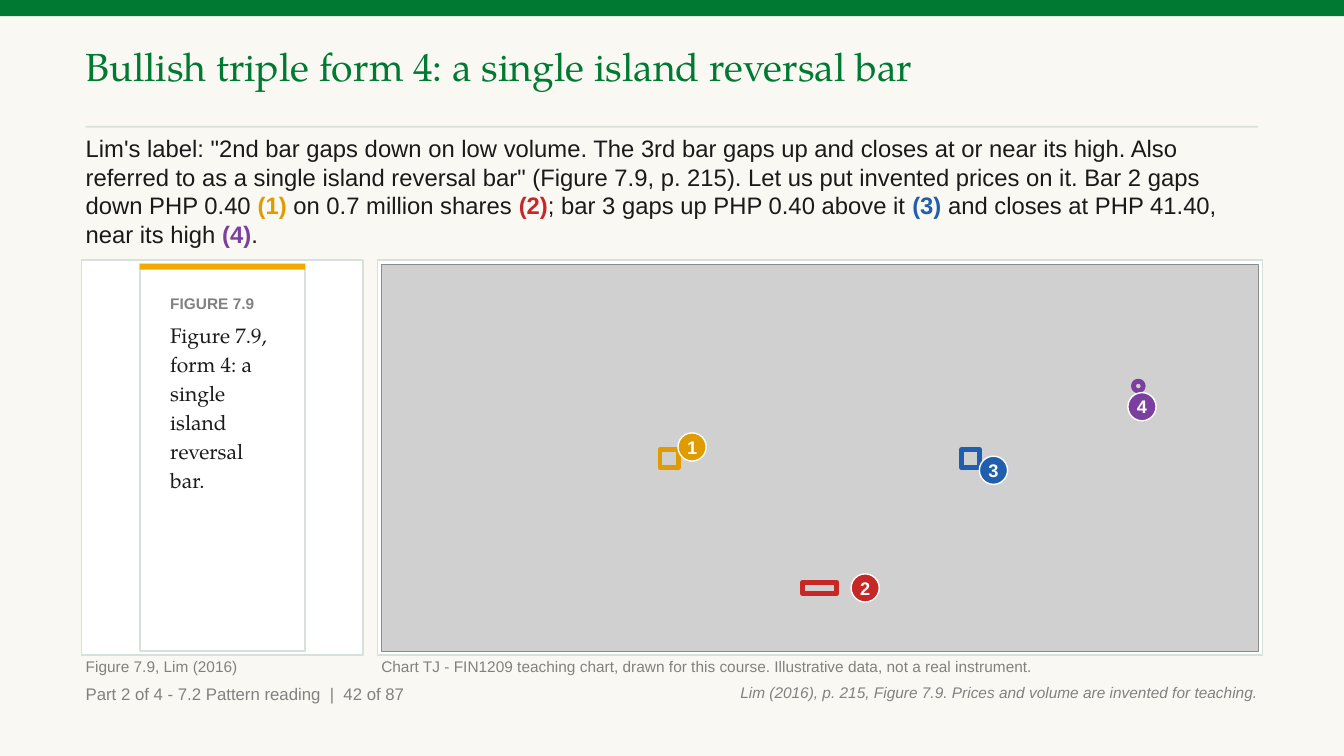
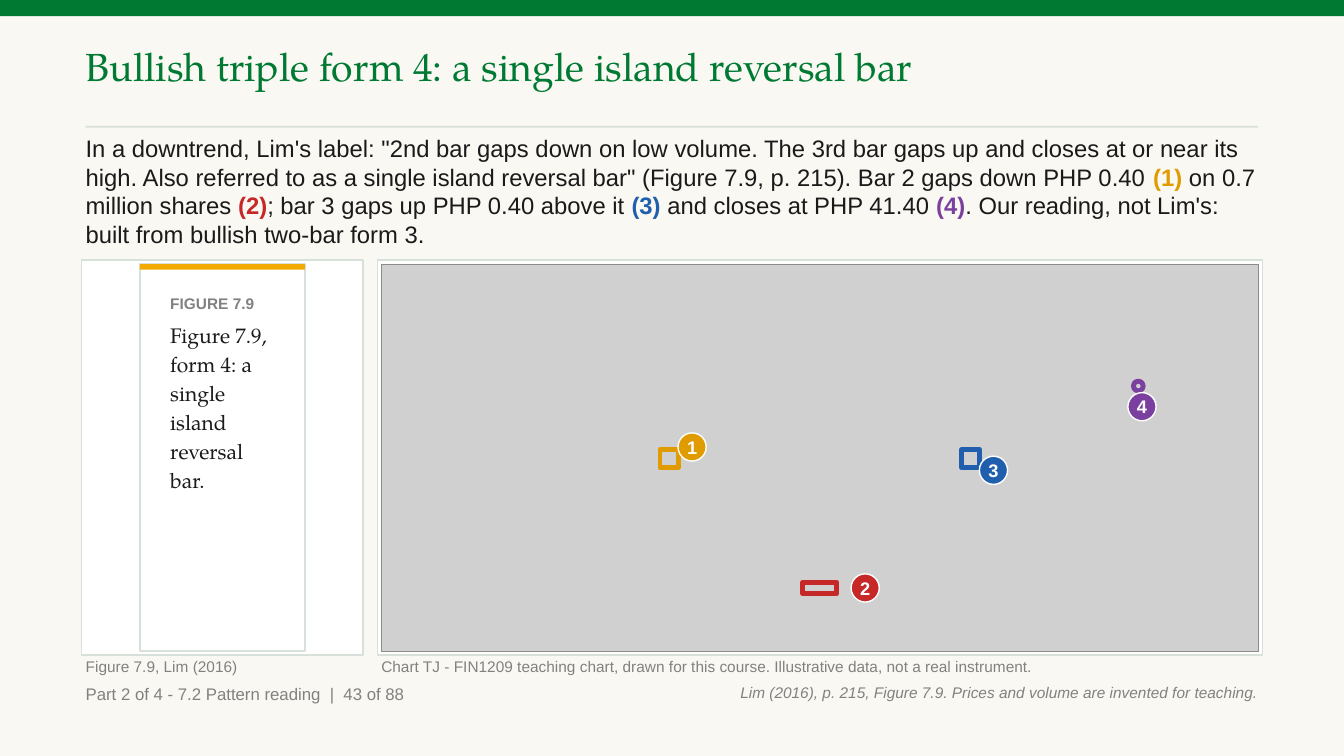
Before and after one commit to benjiesotelo-sudo/Telos_FIN1209, a slide deck: slide 89 of chapter-07/FIN1209-Chapter-07.pptx (slide 88 before the commit). Drawn at 1344x756 pixels with LibreOffice and Linux fonts; fonts in the diff are those of the drawing; grey boxes stand for pictures. Boxes give left, top, right and bottom in pixels: in the first picture for what was removed or moved away, otherwise in the second. Text is boxed around its words. In the diff, an @@ line names an element or a change of style, - is before the commit and + after.

```diff
--- a/chapter-07/FIN1209-Chapter-07.pptx
+++ b/chapter-07/FIN1209-Chapter-07.pptx
@@ text at <box>86,139,1255,244</box>: text changed @@
-Lim's label: "2nd bar gaps down on low volume. The 3rd bar gaps up and closes at or near its high. Also referred to as a single island reversal bar" (Figure 7.9, p. 215). Let us put invented prices on it. Bar 2 gaps down PHP 0.40 (1) on 0.7 million shares (2); bar 3 gaps up PHP 0.40 above it (3) and closes at PHP 41.40, near its high (4).
+In a downtrend, Lim's label: "2nd bar gaps down on low volume. The 3rd bar gaps up and closes at or near its high. Also referred to as a single island reversal bar" (Figure 7.9, p. 215). Bar 2 gaps down PHP 0.40 (1) on 0.7 million shares (2); bar 3 gaps up PHP 0.40 above it (3) and closes at PHP 41.40 (4). Our reading, not Lim's: built from bullish two-bar form 3.
@@ text at <box>86,688,404,704</box>: text changed @@
-Part 2 of 4 - 7.2 Pattern reading | 42 of 87
+Part 2 of 4 - 7.2 Pattern reading | 43 of 88
```
Also in this commit, not shown: 86 other slides changed, 1 slide added, 2 other files.
